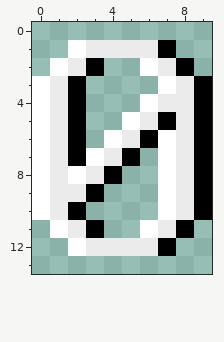
Pixel-art file, stored at Assets/Raw/Sprites/Fonts/LevelTime/Zero.aseprite. Above is the file before it was changed.
10x14 pixels, 1 frame.
After:
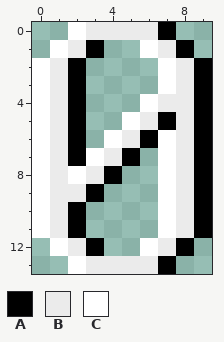
Palette (. is transparent): A #000000  B #ebebeb  C #ffffff
The exact change:
{"y":0,"x":2,"old":"......","new":"CBBBBA"}
{"y":1,"x":1,"old":".CBBBBA.","new":"CBA..CBA"}
{"y":2,"x":0,"old":".CBA","new":"CBA."}
{"y":2,"x":6,"old":"CBA.","new":".CBA"}
{"y":11,"x":0,"old":".CBA","new":"CBA."}
{"y":11,"x":6,"old":"CBA.","new":".CBA"}
{"y":12,"x":1,"old":".CBBBBA.","new":"CBA..CBA"}
{"y":13,"x":2,"old":"......","new":"CBBBBA"}
{"label":"changed","picture_box":[32,22,212,76]}
{"label":"changed","picture_box":[32,220,212,274]}
